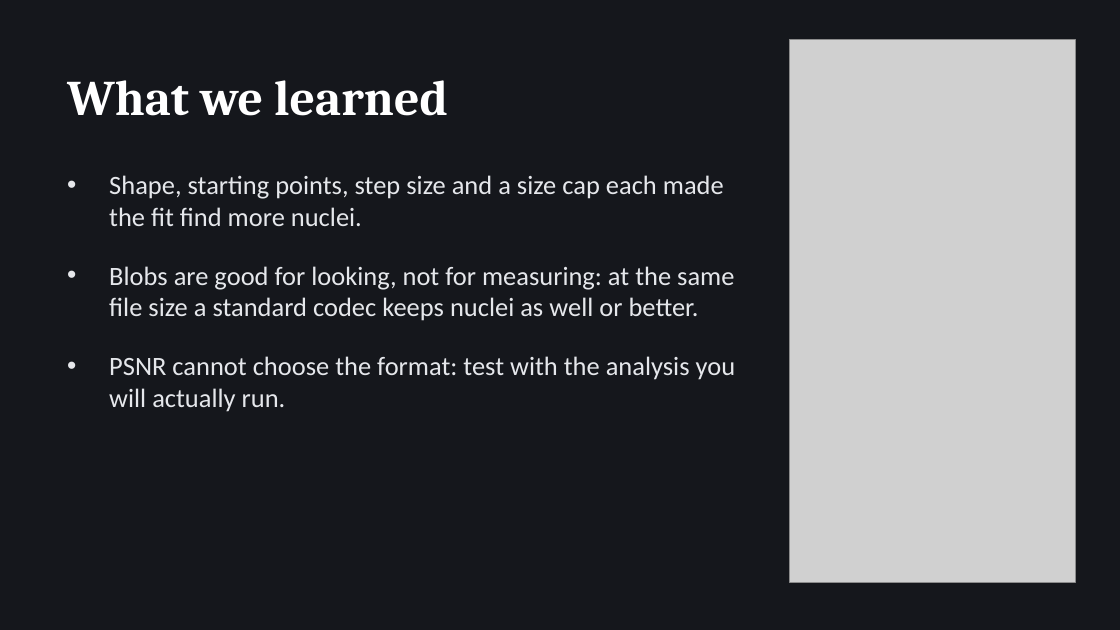
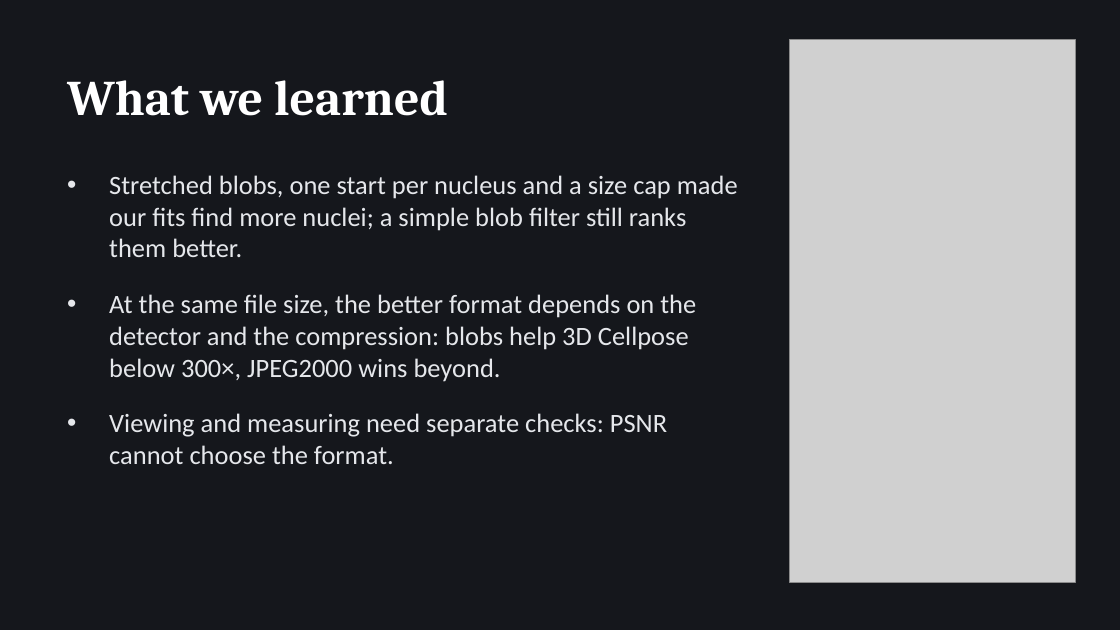
Before and after one commit to asadrizvi64/DeepLearning-Seminar-TeamProject, a slide deck: slide 19 of Gaussian_Blobs_Microscopy_v3.pptx. Drawn at 1120x630 pixels with LibreOffice and Linux fonts; fonts in the diff are those of the drawing; grey boxes stand for pictures. Boxes give left, top, right and bottom in pixels: in the first picture for what was removed or moved away, otherwise in the second. Text is boxed around its words. In the diff, an @@ line names an element or a change of style, - is before the commit and + after.

```diff
--- a/Gaussian_Blobs_Microscopy_v3.pptx
+++ b/Gaussian_Blobs_Microscopy_v3.pptx
@@ text at (109, 175, 738, 464): text changed @@
-• Shape, starting points, step size and a size cap each made the fit find more nuclei.
-• Blobs are good for looking, not for measuring: at the same file size a standard codec keeps nuclei as well or better.
-• PSNR cannot choose the format: test with the analysis you will actually run.
+• Stretched blobs, one start per nucleus and a size cap made our fits find more nuclei; a simple blob filter still ranks them better.
+• At the same file size, the better format depends on the detector and the compression: blobs help 3D Cellpose below 300×, JPEG2000 wins beyond.
+• Viewing and measuring need separate checks: PSNR cannot choose the format.
```
Also in this commit, not shown: 7 other slides changed, 8 other files.
